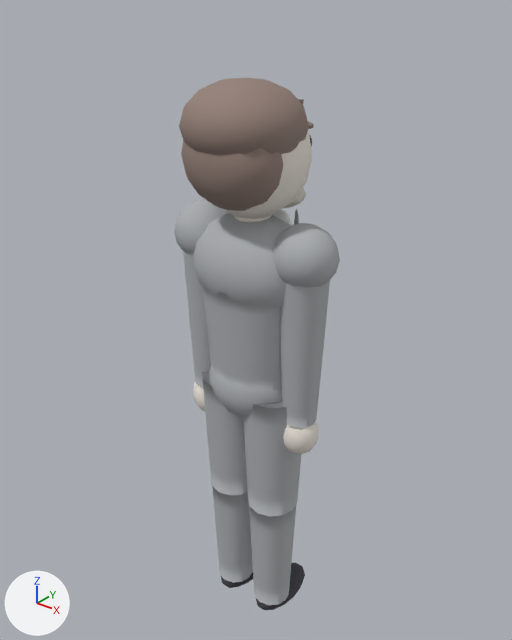
Before and after pictures for a commit that changed the glTF model assets/roster/models/kimgyeongbae_a.glb.
Before and after are seen from a 50 mm lens placed at (1.279, -1.582, 2.152), pointed at (-0.03, 0.054, 1.138). Arrows for +X, +Y and +Z are at lower left; the lights stay in place. The first picture is the older version. Vertices at exactly the same position are counted once.

Names of what the first picture shows: 'Body'.
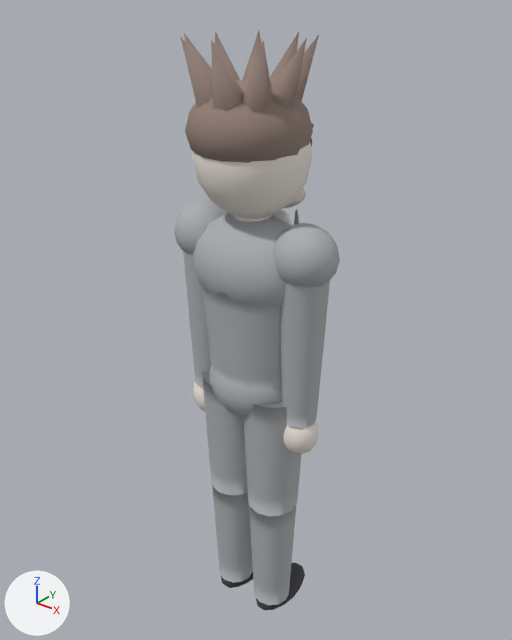
Changed parts and their boxes [x1, y1, x2, y2] in the pictures (512 x 640 px; the box of a moved part takes in the faces that stretch with it):
'Body', reshaped (9% taller)
    before: [174, 78, 340, 610]
    after: [174, 31, 340, 610]
part 1 of me_mesh_0, moved or reshaped
    before: [179, 78, 309, 155]
    after: [185, 80, 313, 163]
part 2 of me_mesh_0, deleted (brown)
    before: [181, 140, 283, 211]
part 3 of me_mesh_0, added (brown)
    after: [180, 31, 319, 112]

The change, as a list of edits to the scene's bpy script:
```text
Change me_mesh_0:
    used by ob_body; location = (0.0, 0.0, 0.0)
    remove me_mesh_0.from_pydata(...)  # 3006 vertices, 5852 faces; spans x -0.29..0.29, y -0.21..0.19, z -0.02..1.91
    add me_mesh_0.from_pydata(...)  # 2941 vertices, 5678 faces; spans x -0.29..0.29, y -0.2..0.19, z -0.02..2.01
    me_mesh_0 part 1: the loose piece of 107 vertices spanning x -0.18..0.18, y -0.21..0.14, z 1.66..1.91 is moved by (0.0, 0.02, -0.01)
    me_mesh_0 part 2: the loose piece of 107 vertices spanning x -0.17..0.17, y -0.2..0.03, z 1.55..1.84 is deleted
    me_mesh_0 part 3
    63 vertices are added at x -0.18..0.19, y -0.2..0.17, z 1.82..2.01
    54 new faces join them
    other edits to the shape of me_mesh_0 do not show in these pictures
```
